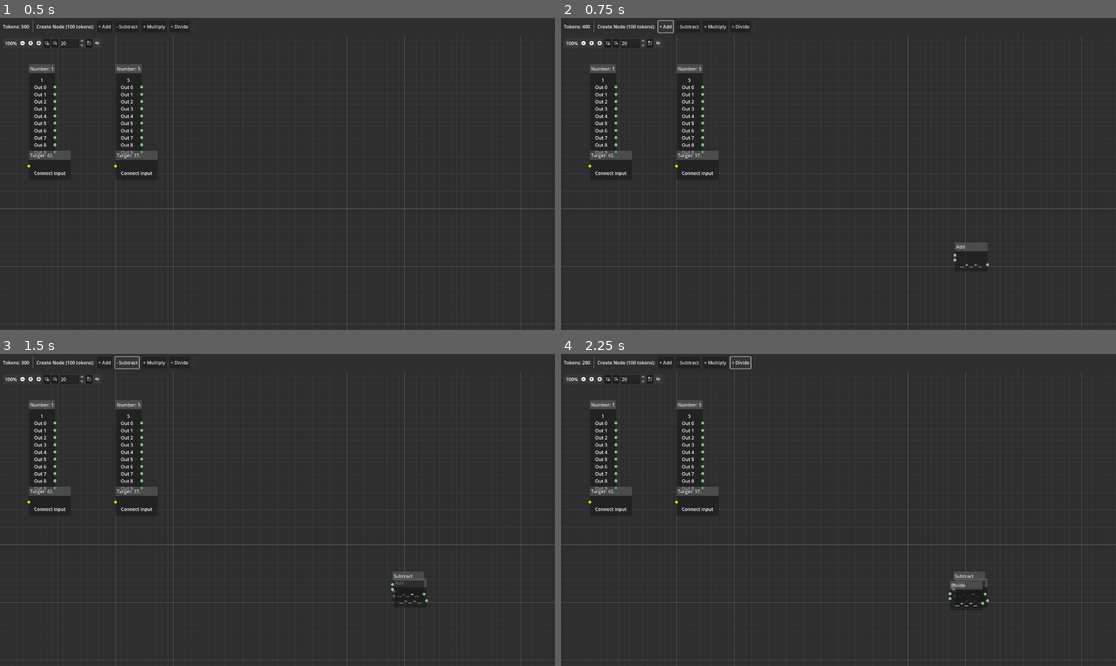
Above: before the commit, frames 1-4 (two rows, left to right).
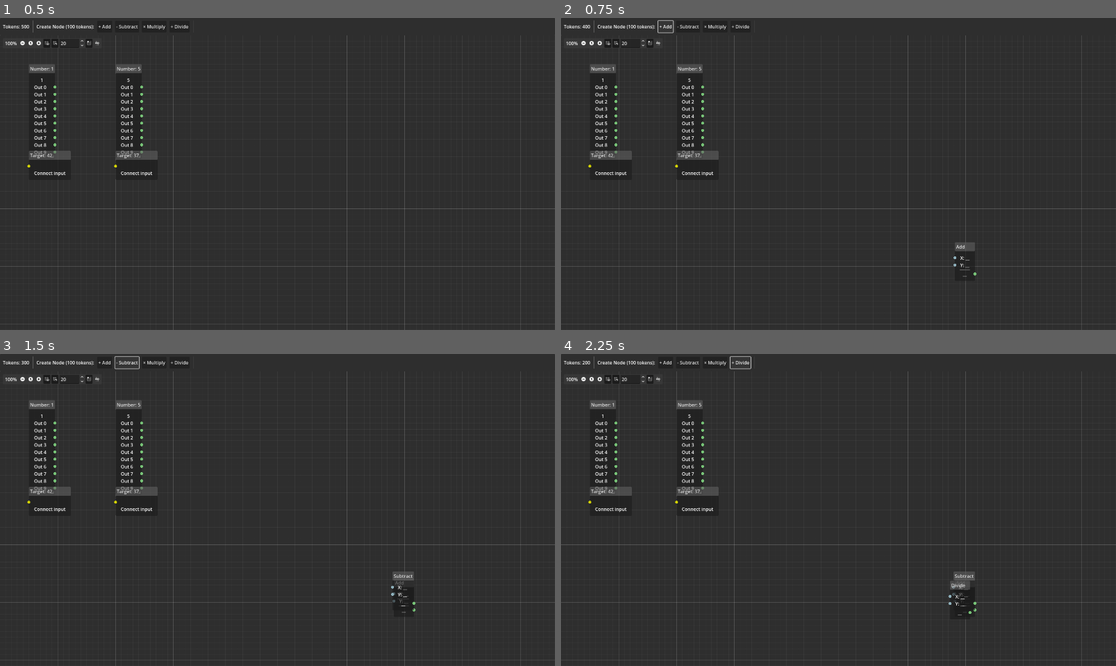
Above: after the commit, the same moments.

Repository: trite/Fractionation
Game: Godot game, scene res://main.tscn
Same seed, same stepped clock (60 frames per second), same inputs: the game is played once before the commit and once after it.
Inputs:
- Up to frame 1 (0.5 s): no input
- Up to frame 2 (0.75 s): click "+ Add" at 0.5 s
- Up to frame 3 (1.5 s): click "- Subtract" at 1.25 s
- Up to frame 4 (2.25 s): click "÷ Divide" at 2 s

Frame 1 is identical in both runs. In frame 2, 0.1% of the frame differs, in the area x 70-78%, y 71-85%; in frame 3, 0.2%; in frame 4, 0.2%, in the area x 69-78%, y 69-86%.

Commit message:
make it better again

Diff:
--- a/main.gd
+++ b/main.gd
@@ -261,18 +261,9 @@
 		return
 
 	# Update the appropriate input based on the port for operation nodes
-	if node.has_method("set_input_a") and node.has_method("set_input_b"):
-		if port == 0:
-			if value != null:
-				node.set_input_a(value)
-			else:
-				node.clear_input_a()
-		elif port == 2:  # Port 1 is the spacer, port 2 is Input B
-			if value != null:
-				node.set_input_b(value)
-			else:
-				node.clear_input_b()
-
+	if node.has_method("handle_input_update"):
+		# Operation nodes handle their own port mapping
+		node.handle_input_update(port, value)
 		# Propagate changes downstream
 		propagate_value_changes(node_name)
 
--- a/operation_node.gd
+++ b/operation_node.gd
@@ -7,38 +7,57 @@
 	DIVIDE
 }
 
+# Port configuration - defines logical port mapping
+const PORT_INPUT_A: int = 0
+const PORT_INPUT_B: int = 1
+const PORT_OUTPUT: int = 3
+
 var operation: Operation = Operation.ADD
 var input_a: Variant = null
 var input_b: Variant = null
 var result: Variant = null
 
-@onready var equation_label: Label = $Equation
+@onready var input_x_label: Label = $InputX
+@onready var input_y_label: Label = $InputY
+@onready var output_label: Label = $Output
 
 func _ready() -> void:
-	# Set up slots: 2 inputs (left side) and 1 output (right side)
-	# Slot 0: Input A (left only)
-	set_slot_enabled_left(0, true)
-	set_slot_enabled_right(0, false)
-	set_slot_type_left(0, 0)
-	set_slot_color_left(0, Color.LIGHT_BLUE)
+	# Slot 0: Input X (left only)
+	set_slot_enabled_left(PORT_INPUT_A, true)
+	set_slot_enabled_right(PORT_INPUT_A, false)
+	set_slot_type_left(PORT_INPUT_A, 0)
+	set_slot_color_left(PORT_INPUT_A, Color.LIGHT_BLUE)
 
-	# Slot 1: Spacer (no connections)
-	set_slot_enabled_left(1, false)
-	set_slot_enabled_right(1, false)
+	# Slot 1: Input Y (left only)
+	set_slot_enabled_left(PORT_INPUT_B, true)
+	set_slot_enabled_right(PORT_INPUT_B, false)
+	set_slot_type_left(PORT_INPUT_B, 0)
+	set_slot_color_left(PORT_INPUT_B, Color.LIGHT_BLUE)
 
-	# Slot 2: Input B (left only)
-	set_slot_enabled_left(2, true)
+	# Slot 2: HSeparator (no connections)
+	set_slot_enabled_left(2, false)
 	set_slot_enabled_right(2, false)
-	set_slot_type_left(2, 0)
-	set_slot_color_left(2, Color.LIGHT_BLUE)
 
-	# Slot 3: Equation/Output (right only)
-	set_slot_enabled_left(3, false)
-	set_slot_enabled_right(3, true)
-	set_slot_type_right(3, 0)
-	set_slot_color_right(3, Color.LIGHT_GREEN)
+	# Slot 3: Output (right only)
+	set_slot_enabled_left(PORT_OUTPUT, false)
+	set_slot_enabled_right(PORT_OUTPUT, true)
+	set_slot_type_right(PORT_OUTPUT, 0)
+	set_slot_color_right(PORT_OUTPUT, Color.LIGHT_GREEN)
 
 	update_display()
+
+# Helper method to handle input updates by port
+func handle_input_update(port: int, value: Variant) -> void:
+	if port == PORT_INPUT_A:
+		if value != null:
+			set_input_a(value)
+		else:
+			clear_input_a()
+	elif port == PORT_INPUT_B:
+		if value != null:
+			set_input_b(value)
+		else:
+			clear_input_b()
 
 func set_operation(op: Operation) -> void:
 	operation = op
@@ -86,25 +105,20 @@
 	return result
 
 func update_display() -> void:
-	# Don't update if label isn't ready yet
-	if not equation_label:
+	# Don't update if labels aren't ready yet
+	if not input_x_label or not input_y_label or not output_label:
 		return
 
-	var op_symbol := ""
 	var op_name := ""
 
 	match operation:
 		Operation.ADD:
-			op_symbol = "+"
 			op_name = "Add"
 		Operation.SUBTRACT:
-			op_symbol = "-"
 			op_name = "Subtract"
 		Operation.MULTIPLY:
-			op_symbol = "×"
 			op_name = "Multiply"
 		Operation.DIVIDE:
-			op_symbol = "÷"
 			op_name = "Divide"
 
 	title = op_name
@@ -135,5 +149,7 @@
 	elif input_a != null and input_b != null and operation == Operation.DIVIDE and input_b == 0:
 		output_str = "ERR"
 
-	# Build the equation string
-	equation_label.text = input_a_str + " " + op_symbol + " " + input_b_str + " = " + output_str
+	# Update labels
+	input_x_label.text = "X: " + input_a_str
+	input_y_label.text = "Y: " + input_b_str
+	output_label.text = output_str
--- a/operation_node.tscn
+++ b/operation_node.tscn
@@ -9,21 +9,18 @@
 selectable = true
 script = ExtResource("1_operation_node")
 
-[node name="InputA" type="Control" parent="."]
-custom_minimum_size = Vector2(0, 5)
+[node name="InputX" type="Label" parent="."]
+layout_mode = 2
+text = "X: __"
+
+[node name="InputY" type="Label" parent="."]
+layout_mode = 2
+text = "Y: __"
+
+[node name="HSeparator" type="HSeparator" parent="."]
 layout_mode = 2
 
-[node name="Spacer1" type="Control" parent="."]
-custom_minimum_size = Vector2(0, 8)
+[node name="Output" type="Label" parent="."]
 layout_mode = 2
-
-[node name="InputB" type="Control" parent="."]
-custom_minimum_size = Vector2(0, 5)
-layout_mode = 2
-
-[node name="Equation" type="Label" parent="."]
-custom_minimum_size = Vector2(0, 5)
-layout_mode = 2
-text = "__ + __ = __"
+text = "__"
 horizontal_alignment = 1
-vertical_alignment = 1
